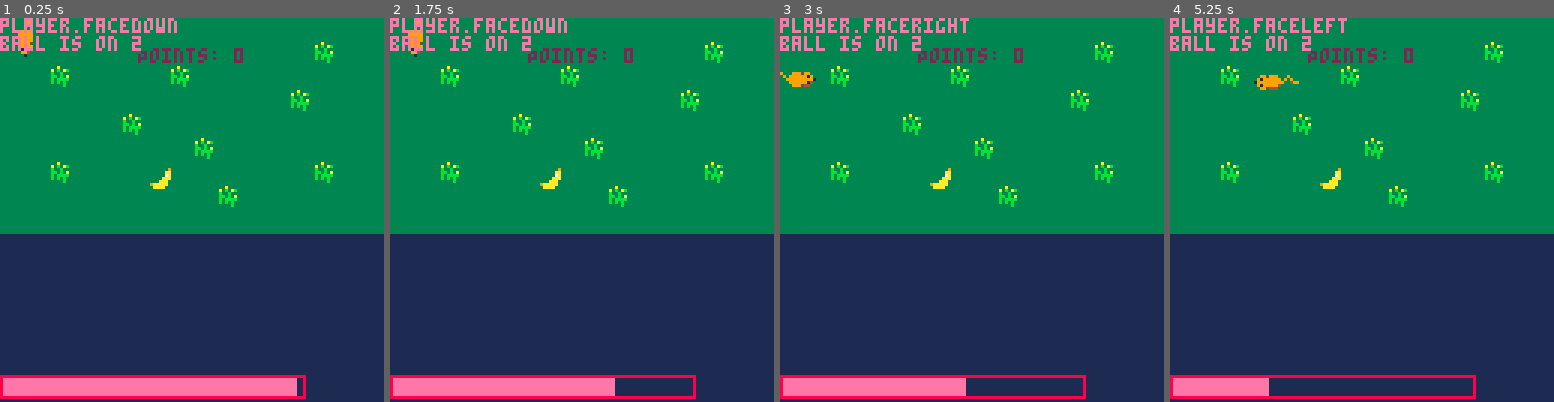
Above: before the commit, frames 1-4 (left to right).
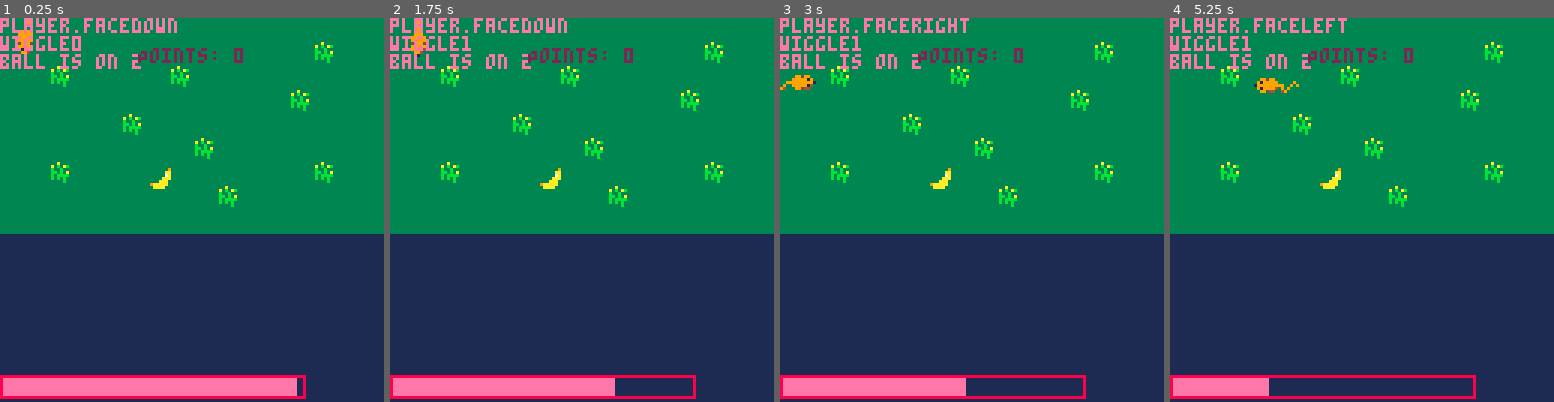
Above: after the commit, the same moments.

Repository: douglashellowell/pico_game
Game: PICO-8 cartridge pinkcirc.p8
Same seed, same stepped clock (60 frames per second), same inputs: the game is played once before the commit and once after it.
Inputs:
- Up to frame 1 (0.25 s): no input
- Up to frame 2 (1.75 s): tap O (Z key) at 0.33, 0.7, 1.43 s
- Up to frame 3 (3 s): hold Left 1.97-2.37 s; tap O (Z key) at 2.22 s; hold Down 2.42-2.82 s; hold Right from 2.87 s (still down)
- Up to frame 4 (5.25 s): tap O (Z key) at 3.1, 3.98, 4.87 s; release Right at 3.53 s; hold Up 3.58-4.08 s; hold Right 4.13-4.53 s; hold Down 4.58-5.08 s; hold Left from 5.13 s (still down)

The runs differ from the first frame. In frame 1, 0.9% of the frame differs, in the area x 0-37%, y 4-14%; in frame 2, 1.1%; in frame 3, 1.2%; in frame 4, 1.2%, in the area x 0-37%, y 4-20%.

Commit message:
apply wiggle

Diff:
--- a/pinkcirc.p8
+++ b/pinkcirc.p8
@@ -8,11 +8,13 @@
 	player.x = 5
 	player.y = 5
 	player.face = 'down'
+	player.wiggle_timer = 0
+	player.wiggle = 0
 	player.sprites = {
 		['up'] = {['face'] = 6, ['tail']  = 22},
 		['down'] = {['face'] = 54, ['tail']  = 38},
-		['left'] = {['face'] = 40, ['tail']  = 41},
-		['right'] = {['face'] = 43, ['tail']  = 42},
+		['left'] = {['face'] = 11, ['tail']  = 27},
+		['right'] = {['face'] = 13, ['tail']  = 29},
 	}
 	player.points = 0
 	player.speed = 2
@@ -20,8 +22,6 @@
 	player.turning = false
 	player.tail_x = player.x
 	player.tail_y = player.y - 8
-	player.wiggle_timer = 0
-	player.wiggle = 0
 	banana = {}
 	banana.x = 50
 	banana.y = 50
@@ -33,8 +33,8 @@
 
 function _update()
 -- wiggle
-player.wiggle_timer = player.wiggle_timer + 0.5
-player.wiggle = player.wiggle_timer % 2
+player.wiggle_timer = player.wiggle_timer + 0.1
+player.wiggle = flr(player.wiggle_timer) % 2
 
 
 
@@ -101,7 +101,9 @@
 		end
 	end
 
-	player.energy = player.energy - 0.25
+	if(player.energy > 0) then
+		player.energy = player.energy - 0.25
+	end
 end
 
 function _draw()
@@ -112,14 +114,15 @@
 	-- center camera
 	camera()
 	-- draw player (sprite, x, y)
-    spr(player.sprites[player.face]['face'],player.x,player.y)
-    spr(player.sprites[player.face]['tail'],player.tail_x,player.tail_y)
+    spr(player.sprites[player.face]['face'] + player.wiggle,player.x,player.y)
+    spr(player.sprites[player.face]['tail'] + player.wiggle,player.tail_x,player.tail_y)
 	-- draw banana
     spr(4,banana.x,banana.y)
 	rect(0, 119, 101, 126, 8)
 	rectfill(1, 120, player.energy, 125, 14)
 	-- print("distance:"..distance(player,banana))
 	print("player.face"..player.face)
+	print("wiggle"..player.wiggle)
 	print("ball is on "..mget(player.x /8, player.y/8))
 	str = "Points: "..player.points
 	str_len = #str
